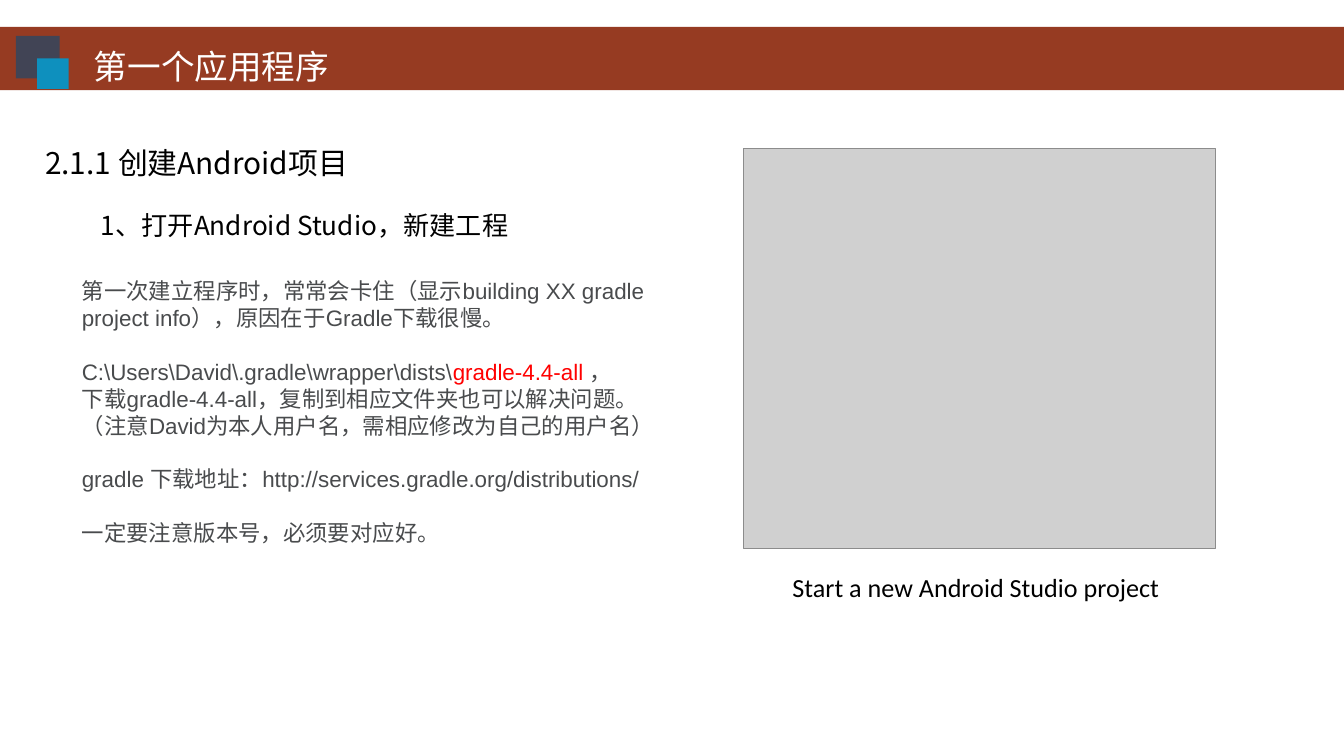
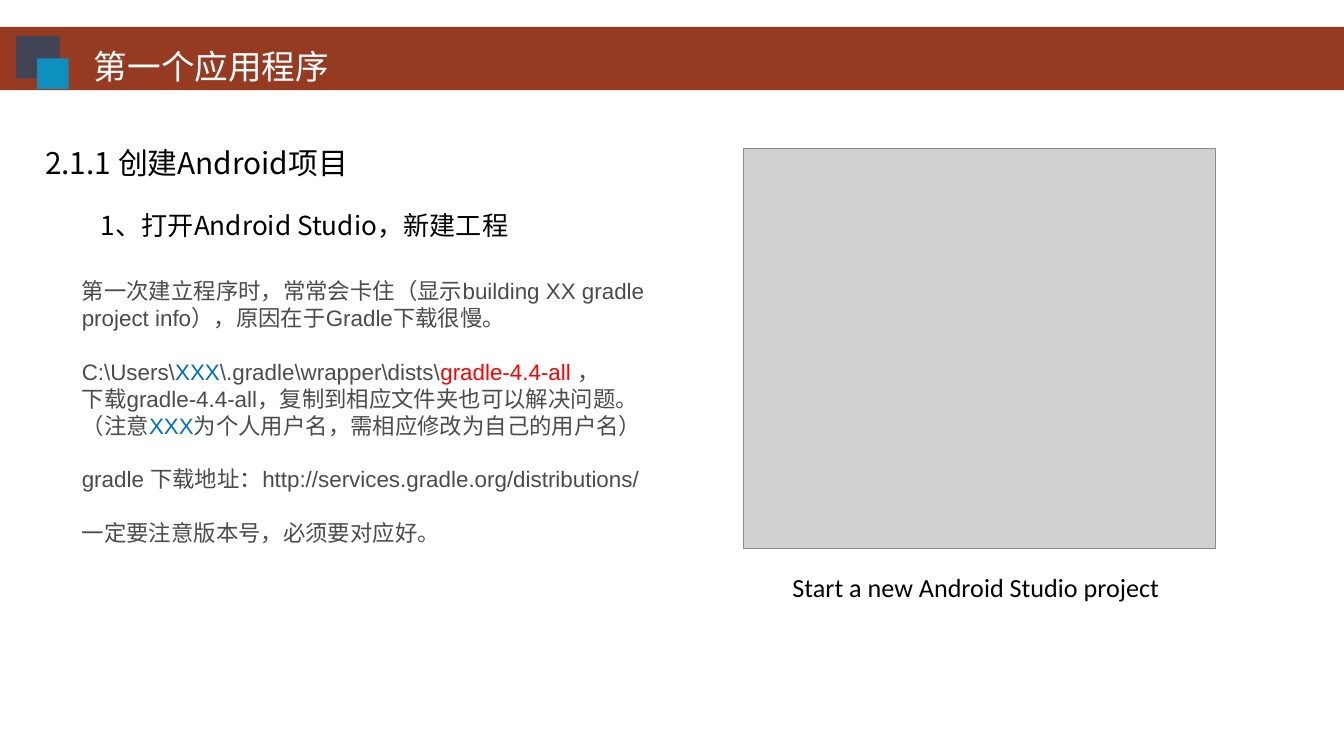
Before and after one commit to HBU/Android-PPT, a slide deck: slide 4 of 02.0 -- 首个程序 -- 第02章.ppt. Drawn at 1344x756 pixels with LibreOffice and Linux fonts; fonts in the diff are those of the drawing; grey boxes stand for pictures; background and template pictures are left out. Boxes give left, top, right and bottom in pixels: in the first picture for what was removed or moved away, otherwise in the second. Text is boxed around its words. In the diff, an @@ line names an element or a change of style, - is before the commit and + after.

```diff
--- a/02.0 -- 首个程序 -- 第02章.ppt
+++ b/02.0 -- 首个程序 -- 第02章.ppt
@@ text at box(82, 363, 571, 385): text changed @@
-C:\Users\David\.gradle\wrapper\dists\gradle-4.4-all ，
+C:\Users\XXX\.gradle\wrapper\dists\gradle-4.4-all ，
@@ text at box(82, 411, 642, 436): text changed @@
-（注意David为本人用户名，需相应修改为自己的用户名）
+（注意XXX为个人用户名，需相应修改为自己的用户名）
```
Also in this commit, not shown: 3 other slides changed, 2 other files.
